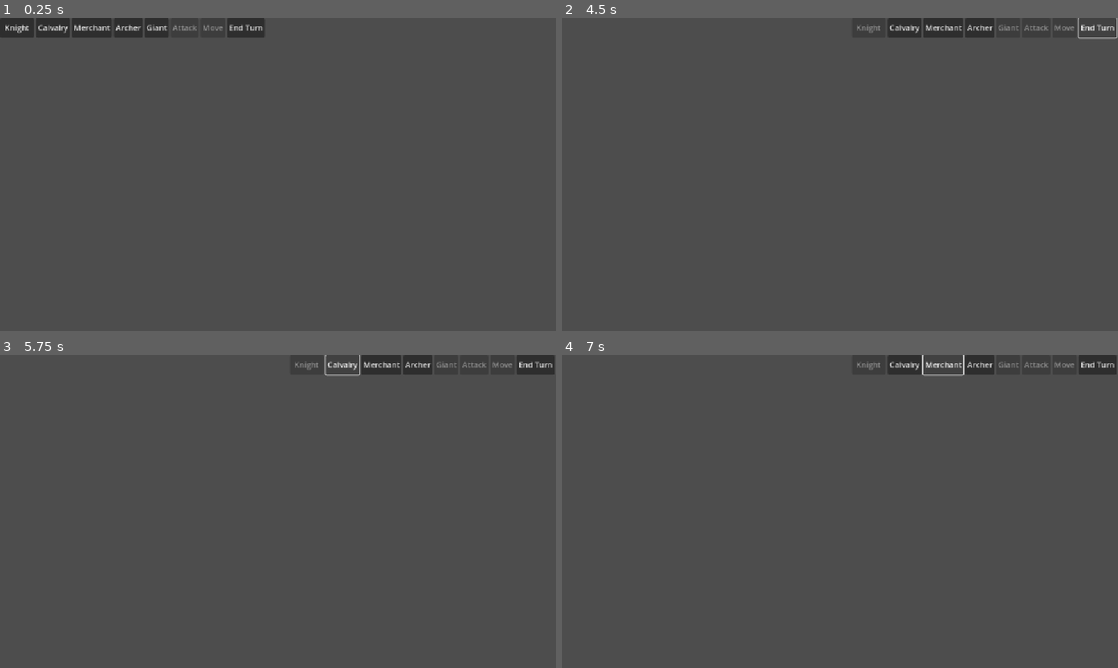
Above: before the commit, frames 1-4 (two rows, left to right).
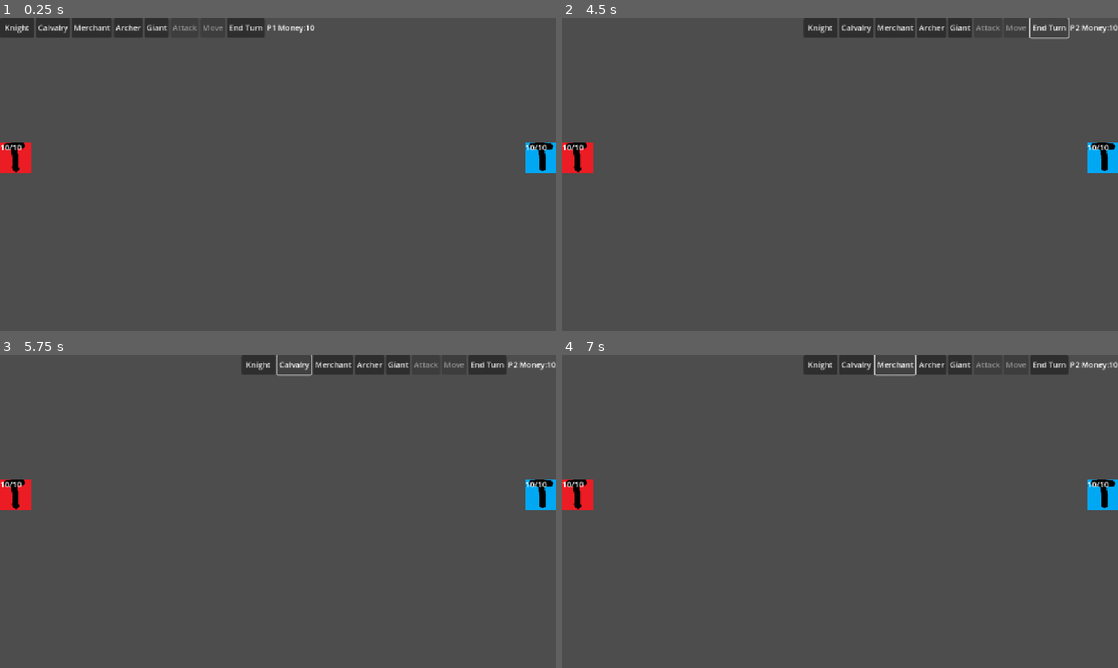
Above: after the commit, the same moments.

Repository: PatGroot275/ChessRoyaleFinalProject
Game: Godot game, scene res://node_2d.tscn
Two runs of this game, one before a commit and one after it. Both use one fixed random seed, a clock stepped at 60 frames per second and the inputs below.
Inputs (mouse positions are in pixels of both pictures, inside the frame that each line leads up to):
- Up to frame 1 (0.25 s): no input
- Up to frame 2 (4.5 s): click "Knight" at 0.5 s; click "Calvalry" at 1.25 s; click "Merchant" at 2 s; click "Archer" at 2.75 s; click "Giant" at 3.5 s; click "End Turn" at 4.25 s
- Up to frame 3 (5.75 s): click "Calvalry" at 5 s
- Up to frame 4 (7 s): click (817, 364) at 5.75 s, where only the run after the commit has a clickable "Knight"; click "Merchant" at 6.5 s

The runs differ from the first frame. In frame 1, 1.2% of the frame differs, in the area x 0-100%, y 2-50%; in frame 2, 2.2%; in frame 3, 2.4%; in frame 4, 2.5%, in the area x 0-100%, y 0-50%.

Commit message:
Add files via upload
added attack function and money

Diff:
--- a/gridmaptest/node_2d.gd
+++ b/gridmaptest/node_2d.gd
@@ -10,21 +10,25 @@
 var troopSelected = false
 var validSpot = false
 var moving =false
+var attacking = false
 
 var troopSelectedToBuy = "none"
 var currentCellSelected = Vector2(0,0)
 
 
-var troopNumber = { "Knight": 0, "Calvalry": 1, "Merchant": 2,"Archer": 3, "Giant":  4}
+var troopNumber = { "Knight": 0, "Calvalry": 1, "Archer": 2,"Tower": 3, "Giant":  4, "Merchant":  5}
 @onready var playerNumber = { player1: 0, player2: 1}
 
 
-var troopCost = [5,4,3,4,5]
+var troopCost = [3,5,4,0,5,3]
 var troopPositions = []
 
 
 
 func _ready():
+	player1 = $Player1
+	player2 = $Player2
+	currentPlayer = player2
 	for x in 18:
 		var colum = []
 		for y in 10:
@@ -34,6 +38,23 @@
 
 	for button in get_tree().get_nodes_in_group("troopButtons"):
 		button.connect("pressed",buyTroop.bind(button.text) )
+
+	$TileMapLayer.set_cell(Vector2(0,4),0,Vector2(troopNumber["Tower"],playerNumber[player1]))
+	var redTower = Troop.instantiate()
+	$TroopHolder.add_child(redTower)
+	redTower.create("Tower", player1)
+	troopPositions[0][4] = redTower
+	redTower.move(Vector2(0,4))
+
+
+	$TileMapLayer.set_cell(Vector2(17,4),0,Vector2(troopNumber["Tower"],playerNumber[player2]))
+	var blueTower = Troop.instantiate()
+	$TroopHolder.add_child(blueTower)
+	blueTower.create("Tower", player2)
+	troopPositions[17][4] = blueTower
+	blueTower.move(Vector2(17,4))
+
+
 	endTurn()
 	#selectStuff(Vector2(5,5),18,)
 
@@ -60,6 +81,11 @@
 			else:
 				$highlight.set_cell(square,0,Vector2(1,0))
 			#$TileMapLayer.set_cell(square,-1)
+		else:
+			if $TileMapLayer.get_cell_atlas_coords(square) == Vector2i(-1,-1) or $TileMapLayer.get_cell_atlas_coords(square).y == playerNumber[currentPlayer]:
+				$highlight.set_cell(square,0,Vector2(1,0))
+			else:
+				$highlight.set_cell(square,0,Vector2(0,0))
 
 
 func _process(delta: float) -> void:
@@ -71,14 +97,18 @@
 		var cellPosition = floor( mousePosition/ Vector2(64,64))
 
 		if buying:
-			if  cellPosition.y > 0 and cellPosition.y < 10 and $TileMapLayer.get_cell_atlas_coords(cellPosition) == Vector2i(-1,-1):
+			if  cellPosition.y > 0 and cellPosition.y < 10 and $TileMapLayer.get_cell_atlas_coords(cellPosition) == Vector2i(-1,-1) and ( (currentPlayer == player1 and cellPosition.x <9) or (currentPlayer == player2 and cellPosition.x >8) ):
 				buying = false
 				currentPlayer.money -= troopCost[troopNumber[troopSelectedToBuy]]
+				updateMoneyDisplay()
 				$TileMapLayer.set_cell(cellPosition,0,Vector2(troopNumber[troopSelectedToBuy],playerNumber[currentPlayer]))
 				$highlight.set_cell(currentCellSelected,-1)
 				var troop = Troop.instantiate()
-				troop.create(troopSelectedToBuy)
+				$TroopHolder.add_child(troop)
+				troop.create(troopSelectedToBuy,currentPlayer)
 				troopPositions[cellPosition.x][cellPosition.y] = troop
+				troop.move(cellPosition)
+
 				updatePurchasables()
 		elif moving:
 			if $highlight.get_cell_atlas_coords(cellPosition) == Vector2i(0,0):
@@ -86,6 +116,7 @@
 				$TileMapLayer.set_cell(cellPosition,0,$TileMapLayer.get_cell_atlas_coords(currentCellSelected))
 				$TileMapLayer.set_cell(currentCellSelected,-1)
 				troopPositions[currentCellSelected.x][currentCellSelected.y].moved = true
+				troopPositions[currentCellSelected.x][currentCellSelected.y].move(cellPosition)
 				troopPositions[cellPosition.x][cellPosition.y] = troopPositions[currentCellSelected.x][currentCellSelected.y]
 				$PlayerButtons/HBoxContainer/Button6.disabled = true
 				$PlayerButtons/HBoxContainer/Button7.disabled = true
@@ -93,6 +124,27 @@
 			else:
 				pass
 			moving = false
+			clearHightlight()
+		elif attacking:
+			if $highlight.get_cell_atlas_coords(cellPosition) == Vector2i(0,0):
+				#attack troop
+
+
+				troopPositions[currentCellSelected.x][currentCellSelected.y].moved = true
+				troopPositions[cellPosition.x][cellPosition.y].healthLeft -= troopPositions[currentCellSelected.x][currentCellSelected.y].attack
+				troopPositions[cellPosition.x][cellPosition.y].updateHealth()
+				if (troopPositions[cellPosition.x][cellPosition.y].healthLeft < 1):
+					troopPositions[cellPosition.x][cellPosition.y].queue_free()
+					troopPositions[cellPosition.x][cellPosition.y] = null
+					$TileMapLayer.set_cell(cellPosition,-1)
+
+				$PlayerButtons/HBoxContainer/Button6.disabled = true
+				$PlayerButtons/HBoxContainer/Button7.disabled = true
+
+
+			else:
+				pass
+			attacking = false
 			clearHightlight()
 		elif cellPosition.y > 0:
 			if $TileMapLayer.get_cell_atlas_coords(cellPosition).y  == playerNumber[currentPlayer] and troopPositions[cellPosition.x][cellPosition.y].moved == false:
@@ -112,7 +164,7 @@
 		if buying:
 			var mousePosition = get_global_mouse_position()
 			var cellPosition = floor( mousePosition/ Vector2(64,64))
-			if cellPosition.y > 0 and cellPosition.y < 10:
+			if cellPosition.y > 0 and cellPosition.y < 10  and ( (currentPlayer == player1 and cellPosition.x <9) or (currentPlayer == player2 and cellPosition.x >8) ):
 				if $TileMapLayer.get_cell_atlas_coords(cellPosition) == Vector2i(-1,-1):
 					$highlight.set_cell(currentCellSelected,-1)
 					$highlight.set_cell(cellPosition,0,Vector2(0,0))
@@ -125,15 +177,18 @@
 
 
 func endTurn():
+	resetPlayerMoved()
+
 	for button in buttonContainer.get_children():
 		button.disabled = true
 	if currentPlayer == player1:
 		currentPlayer = player2
-		$PlayerButtons.position= (Vector2(600,0))
+		$PlayerButtons.position= (Vector2(500,0))
 	else:
 		currentPlayer = player1
 		$PlayerButtons.position= (Vector2(0,0))
-
+	updateMoneyDisplay()
+	updateMoney()
 	for button in buttonContainer.get_children():
 		if button.text != "Attack" and button.text != "Move":
 			button.disabled = false
@@ -164,3 +219,32 @@
 	var range = troopPositions[currentCellSelected.x][currentCellSelected.y].speed
 	print(range)
 	selectStuff(currentCellSelected,range,true)
+
+
+
+
+func _on_attack_pressed() -> void:
+	attacking = true
+	var range = troopPositions[currentCellSelected.x][currentCellSelected.y].attackRange
+	selectStuff(currentCellSelected,range,false)
+
+
+func resetPlayerMoved():
+	for x in troopPositions:
+		for y in x:
+			if y != null:
+				y.moved = false
+
+
+func updateMoney():
+	print("udpating money")
+	for x in troopPositions:
+		for y in x:
+			if y != null:
+				if y.player == currentPlayer:
+					currentPlayer.money += y.moneyPerTurn
+func updateMoneyDisplay():
+	if currentPlayer == player1:
+		$PlayerButtons/Label.text = "P1 Money:" + str(currentPlayer.money)
+	else:
+		$PlayerButtons/Label.text = "P2 Money:" + str(currentPlayer.money)
--- a/gridmaptest/node_2d.tscn
+++ b/gridmaptest/node_2d.tscn
@@ -267,6 +267,13 @@
 
 [node name="PlayerButtons" type="Node2D" parent="."]
 
+[node name="Label" type="Label" parent="PlayerButtons"]
+offset_left = 552.0
+offset_top = 8.0
+offset_right = 633.0
+offset_bottom = 31.0
+text = "P1 Money:"
+
 [node name="HBoxContainer" type="HBoxContainer" parent="PlayerButtons"]
 offset_right = 40.0
 offset_bottom = 40.0
@@ -308,5 +315,6 @@
 
 [node name="TroopHolder" type="Node2D" parent="."]
 
+[connection signal="pressed" from="PlayerButtons/HBoxContainer/Button6" to="." method="_on_attack_pressed"]
 [connection signal="pressed" from="PlayerButtons/HBoxContainer/Button7" to="." method="_on_moved_pressed"]
 [connection signal="pressed" from="PlayerButtons/HBoxContainer/Button8" to="." method="endTurn"]
--- a/gridmaptest/player.gd
+++ b/gridmaptest/player.gd
@@ -1,3 +1,3 @@
 extends Node2D
 
-var money = 20
+var money = 10
--- a/gridmaptest/player_2.gd
+++ b/gridmaptest/player_2.gd
@@ -1,3 +1,3 @@
 extends Node2D
 
-var money = 4
+var money = 10
--- a/gridmaptest/troop.gd
+++ b/gridmaptest/troop.gd
@@ -2,8 +2,10 @@
 var healthLeft
 var hasMoved
 var totalHealth
+var player
 
 var troopName
+var moneyPerTurn = 0
 
 var attack
 var attackRange
@@ -11,18 +13,50 @@
 var moved = false
 
 
-func create(t):
+func create(t,p):
+	player = p
 	troopName =t
 	print(troopName)
 	if troopName == "Giant":
-		speed = 3
+		speed = 2
+		attack = 3
+		attackRange = 2
+		totalHealth = 6
 	elif troopName == "Knight":
-		pass
+		speed = 2
+		attack = 2
+		attackRange = 2
+		totalHealth = 3
 	elif troopName == "Cavalry":
-		pass
-	elif troopName == "archer":
-		pass
+		speed = 4
+		attack = 2
+		attackRange = 2
+		totalHealth = 3
+	elif troopName == "Archer":
+		speed = 2
+		attack = 2
+		attackRange = 4
+		totalHealth = 2
 	elif troopName == "Tower":
-		pass
+		speed = 0
+		attack = 1
+		attackRange = 5
+		totalHealth = 10
+		moneyPerTurn = 3
 	elif troopName == "Merchant":
-		pass
+		moneyPerTurn =2
+		speed = 2
+		attackRange = 0
+		attack = 0
+		totalHealth = 1
+	healthLeft = totalHealth
+	updateHealth()
+func updateHealth():
+	$Label.text = str(healthLeft) +"/" + str(totalHealth)
+
+func move(newPosition):
+
+	position = newPosition*Vector2(64,64)
+	#position += Vector2(64,64)
+	print(position)
+	print($Label.text)
--- a/gridmaptest/troop.tscn
+++ b/gridmaptest/troop.tscn
@@ -4,3 +4,8 @@
 
 [node name="Troop" type="Node2D"]
 script = ExtResource("1_0o557")
+
+[node name="Label" type="Label" parent="."]
+offset_right = 40.0
+offset_bottom = 23.0
+text = "4/5"
